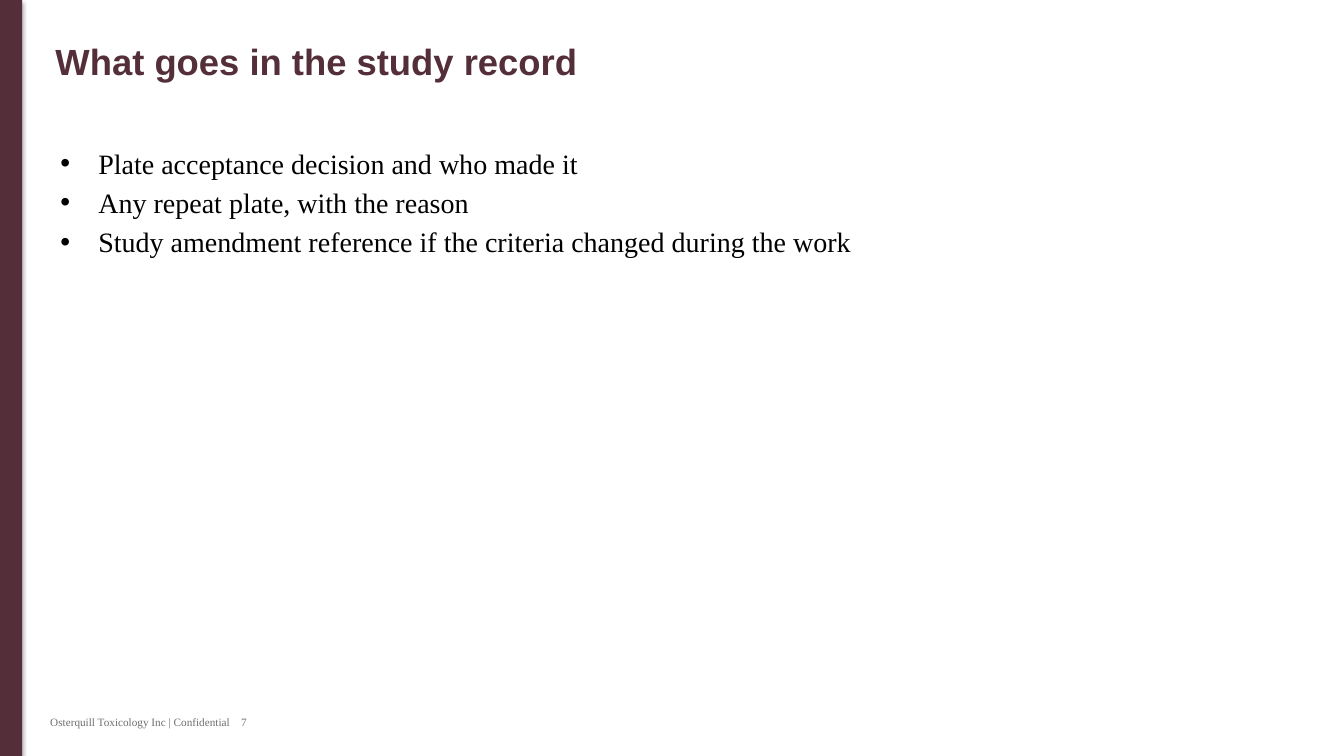
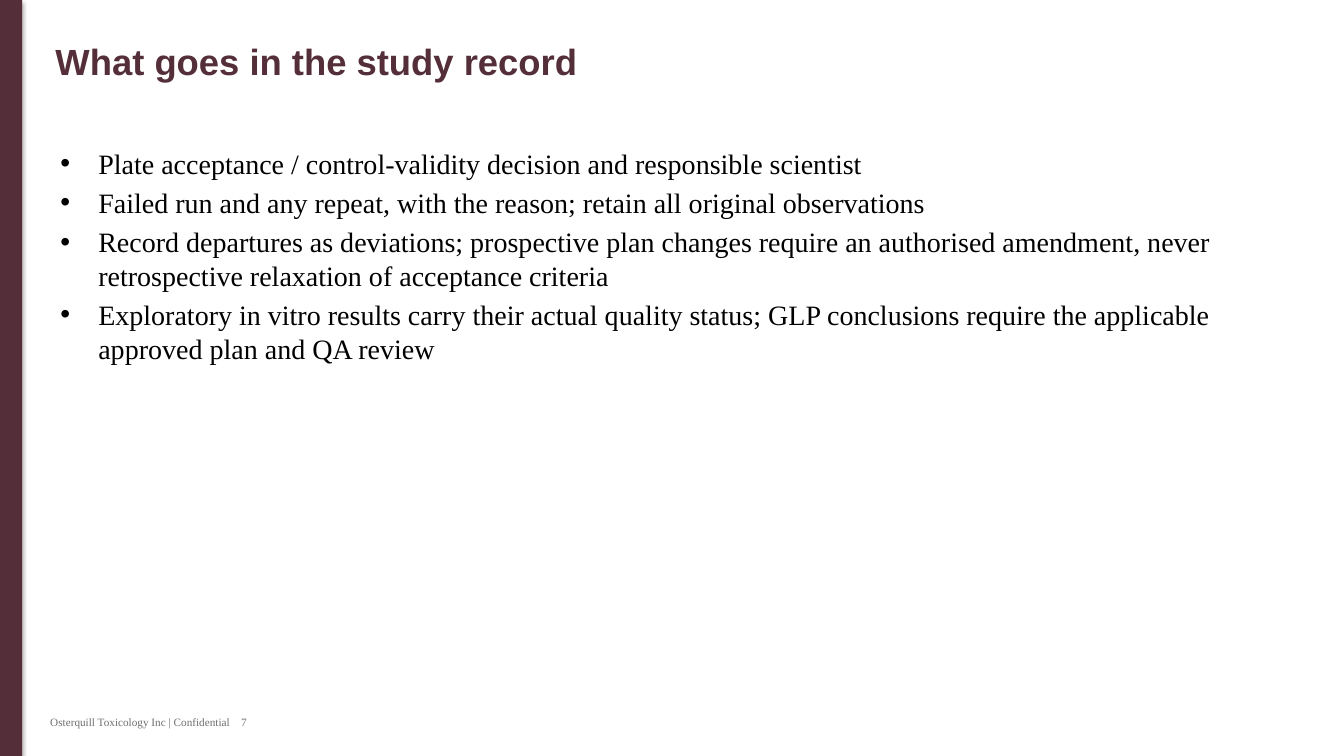
Before and after one commit to 60xAI/portco-mock-dataset, a slide deck: slide 7 of output/heldback_firm_G/OsterquillData/Marketing/Working_Copies/2024/Copy of Plate_Acceptance_092424 (2).pptx. Drawn at 1344x756 pixels with LibreOffice and Linux fonts; fonts in the diff are those of the drawing. Boxes give left, top, right and bottom in pixels: in the first picture for what was removed or moved away, otherwise in the second. Text is boxed around its words. In the diff, an @@ line names an element or a change of style, - is before the commit and + after.

Commit message:
Stage 8 review fixes: G-006

```diff
--- a/output/heldback_firm_G/OsterquillData/Marketing/Working_Copies/2024/Copy of Plate_Acceptance_092424 (2).pptx
+++ b/output/heldback_firm_G/OsterquillData/Marketing/Working_Copies/2024/Copy of Plate_Acceptance_092424 (2).pptx
@@ text at box(98, 154, 1209, 364): text changed @@
-• Plate acceptance decision and who made it
-• Any repeat plate, with the reason
-• Study amendment reference if the criteria changed during the work
+• Plate acceptance / control-validity decision and responsible scientist
+• Failed run and any repeat, with the reason; retain all original observations
+• Record departures as deviations; prospective plan changes require an authorised amendment, never retrospective relaxation of acceptance criteria
+• Exploratory in vitro results carry their actual quality status; GLP conclusions require the applicable approved plan and QA review
```
Also in this commit, not shown: 4 other slides changed, 1 other file.
